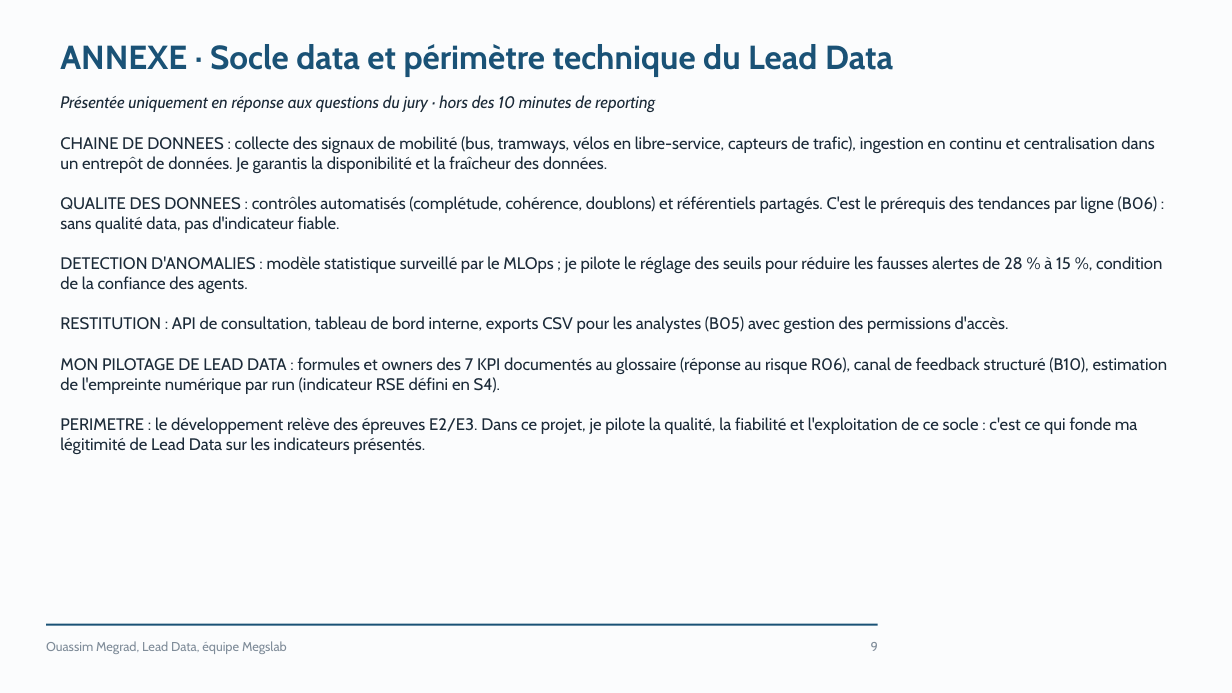
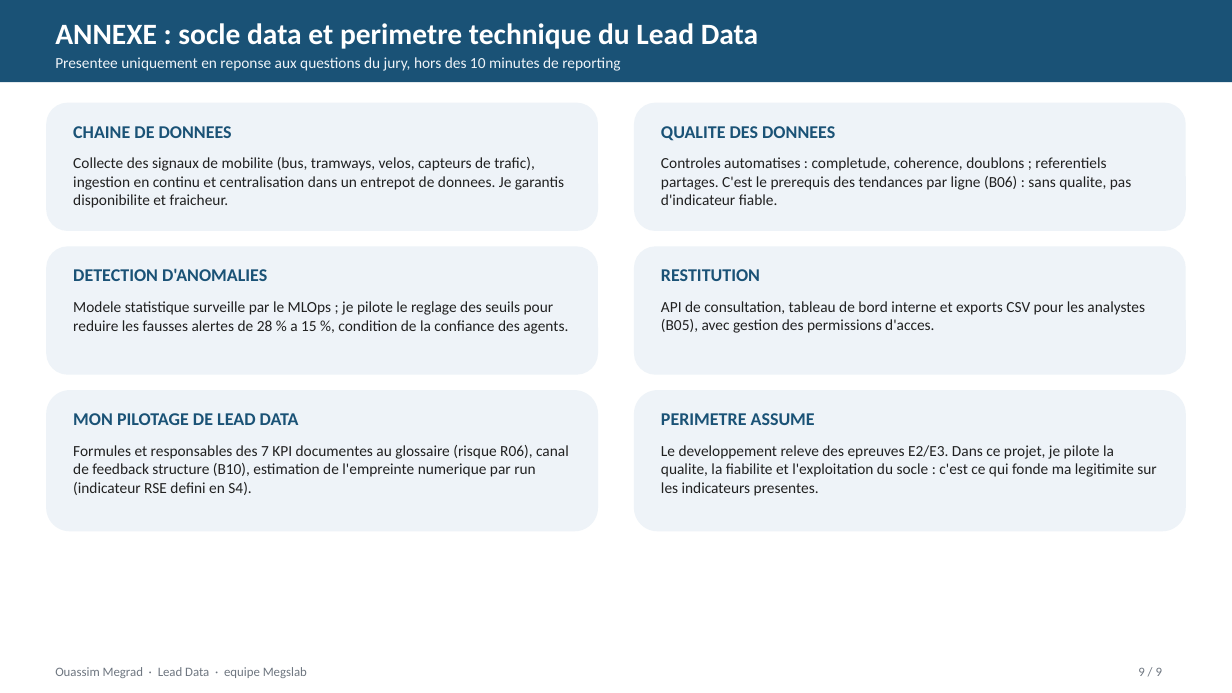
Before and after one commit to ouassim16wass/bloc_e4, a slide deck: slide 9 of livrables/support_reporting_direction.pptx. Drawn at 1232x693 pixels with LibreOffice and Linux fonts; fonts in the diff are those of the drawing. Boxes give left, top, right and bottom in pixels: in the first picture for what was removed or moved away, otherwise in the second. Text is boxed around its words. In the diff, an @@ line names an element or a change of style, - is before the commit and + after.

```diff
--- a/livrables/support_reporting_direction.pptx
+++ b/livrables/support_reporting_direction.pptx
@@ background #FBFCFD to #FFFFFF @@
@@ rectangle added at [0, 0, 1232, 82], fill #1A5276 @@
@@ text at [55, 23, 758, 49]: text changed; size 26 to 23 pt; font Cabin to Calibri; text colour #1A5276 to #FFFFFF @@
-ANNEXE · Socle data et périmètre technique du Lead Data
+ANNEXE : socle data et perimetre technique du Lead Data
@@ text at [55, 57, 620, 71]: text changed; size 13 to 12 pt; font Cabin to Calibri; text colour #1B2A38 to #EEF3F8; italic off @@
-Présentée uniquement en réponse aux questions du jury · hors des 10 minutes de reporting
+Presentee uniquement en reponse aux questions du jury, hors des 10 minutes de reporting
@@ rounded rectangle added at [46, 103, 598, 231], fill #EEF3F8 @@
@@ rounded rectangle added at [634, 103, 1186, 231], fill #EEF3F8 @@
@@ text removed at [60, 136, 1168, 454] @@
-CHAINE DE DONNEES : collecte des signaux de mobilité (bus, tramways, vélos en libre-service, capteurs de trafic), ingestion en continu et centralisation dans un entrepôt de données. Je garantis la disponibilité et la fraîcheur des données.
-QUALITE DES DONNEES : contrôles automatisés (complétude, cohérence, doublons) et référentiels partagés. C'est le prérequis des tendances par ligne (B06) : sans qualité data, pas d'indicateur fiable.
-DETECTION D'ANOMALIES : modèle statistique surveillé par le MLOps ; je pilote le réglage des seuils pour réduire les fausses alertes de 28 % à 15 %, condition de la confiance des agents.
-RESTITUTION : API de consultation, tableau de bord interne, exports CSV pour les analystes (B05) avec gestion des permissions d'accès.
-MON PILOTAGE DE LEAD DATA : formules et owners des 7 KPI documentés au glossaire (réponse au risque R06), canal de feedback structuré (B10), estimation de l'empreinte numérique par run (indicateur RSE défini en S4).
-PERIMETRE : le développement relève des épreuves E2/E3. Dans ce projet, je pilote la qualité, la fiabilité et l'exploitation de ce socle : c'est ce qui fonde ma légitimité de Lead Data sur les indicateurs présentés.
@@ text added at [73, 126, 232, 138], 14 pt, text #1A5276, bold @@
+CHAINE DE DONNEES
@@ text added at [661, 126, 835, 141], 14 pt, text #1A5276, bold @@
+QUALITE DES DONNEES
@@ text added at [73, 157, 564, 208], 12 pt, text #212121 @@
+Collecte des signaux de mobilite (bus, tramways, velos, capteurs de trafic), ingestion en continu et centralisation dans un entrepot de donnees. Je garantis disponibilite et fraicheur.
@@ text added at [661, 157, 1131, 205], 12 pt, text #212121 @@
+Controles automatises : completude, coherence, doublons ; referentiels partages. C'est le prerequis des tendances par ligne (B06) : sans qualite, pas d'indicateur fiable.
@@ rounded rectangle added at [46, 247, 598, 375], fill #EEF3F8 @@
@@ text added at [73, 268, 267, 281], 14 pt, text #1A5276, bold @@
+DETECTION D'ANOMALIES
@@ rounded rectangle added at [634, 247, 1186, 375], fill #EEF3F8 @@
@@ text added at [661, 269, 760, 281], 14 pt, text #1A5276, bold @@
+RESTITUTION
@@ text added at [73, 301, 568, 334], 12 pt, text #212121 @@
+Modele statistique surveille par le MLOps ; je pilote le reglage des seuils pour reduire les fausses alertes de 28 % a 15 %, condition de la confiance des agents.
@@ text added at [661, 301, 1145, 333], 12 pt, text #212121 @@
+API de consultation, tableau de bord interne et exports CSV pour les analystes (B05), avec gestion des permissions d'acces.
@@ rounded rectangle added at [46, 390, 598, 531], fill #EEF3F8 @@
@@ text added at [73, 413, 299, 425], 14 pt, text #1A5276, bold @@
+MON PILOTAGE DE LEAD DATA
@@ rounded rectangle added at [634, 390, 1186, 531], fill #EEF3F8 @@
@@ text added at [661, 413, 815, 425], 14 pt, text #1A5276, bold @@
+PERIMETRE ASSUME
@@ text added at [73, 445, 569, 495], 12 pt, text #212121 @@
+Formules et responsables des 7 KPI documentes au glossaire (risque R06), canal de feedback structure (B10), estimation de l'empreinte numerique par run (indicateur RSE defini en S4).
@@ text added at [661, 445, 1156, 496], 12 pt, text #212121 @@
+Le developpement releve des epreuves E2/E3. Dans ce projet, je pilote la qualite, la fiabilite et l'exploitation du socle : c'est ce qui fonde ma legitimite sur les indicateurs presentes.
@@ rectangle removed at [46, 624, 878, 626] @@
@@ text removed at [46, 641, 287, 654] @@
-Ouassim Megrad, Lead Data, équipe Megslab
@@ page number removed at [871, 642, 878, 651] @@
-9
@@ text added at [55, 667, 307, 678], 10 pt, text #6E7680 @@
+Ouassim Megrad · Lead Data · equipe Megslab
@@ text added at [1138, 668, 1162, 676], 10 pt, text #6E7680 @@
+9 / 9
```
Also in this commit, not shown: 8 other slides changed, 1 other file.
